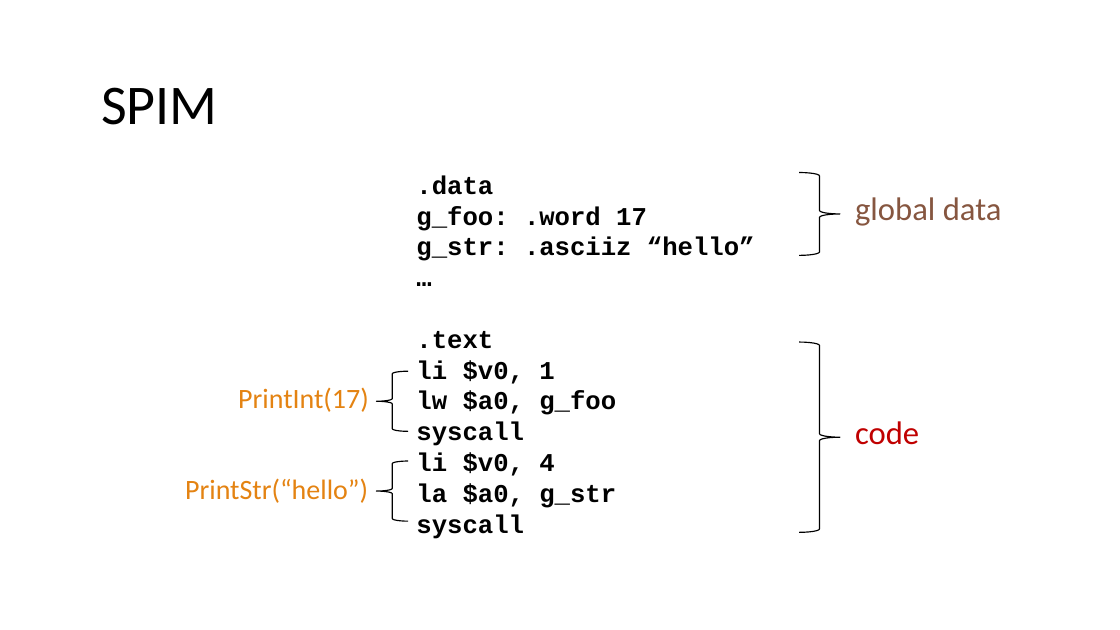
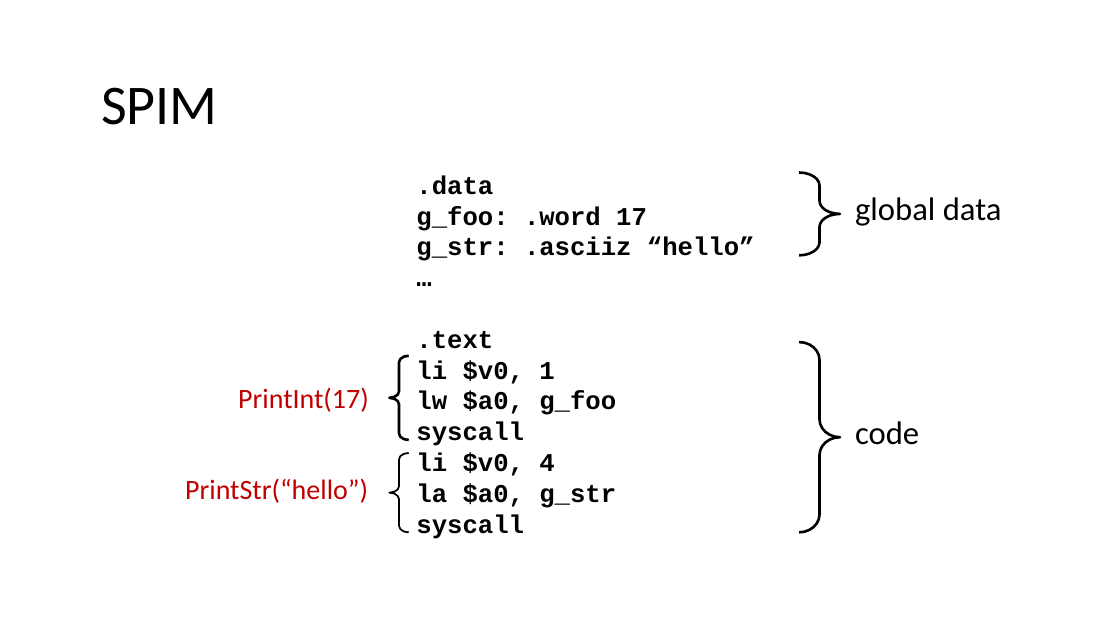
Before and after one commit to nivshani/compilation, a slide deck: slide 12 of slides/codegen.pptx (slide 57 before the commit). Drawn at 1120x630 pixels with LibreOffice and Linux fonts; fonts in the diff are those of the drawing. Boxes give left, top, right and bottom in pixels: in the first picture for what was removed or moved away, otherwise in the second. Text is boxed around its words. In the diff, an @@ line names an element or a change of style, - is before the commit and + after.

```diff
--- a/slides/codegen.pptx
+++ b/slides/codegen.pptx
@@ text "global data" at [855, 197, 1002, 226]: text colour #865640 to #000000 @@
@@ outline #000000 1 pt to #000000 2.25 pt; proportions changed in 3 elements at [799, 172, 840, 255], [799, 342, 840, 533], [390, 356, 409, 440] @@
@@ left brace: place and size @@
-left brace at [376, 371, 408, 432]
+left brace at [390, 356, 409, 440]
@@ text "PrintInt(17)" at [238, 387, 369, 412]: text colour #E48312 to #C00000 @@
@@ text "code" at [855, 421, 919, 445]: text colour #C00000 to #000000 @@
@@ text "PrintStr(“hello”)" at [185, 478, 368, 503]: text colour #E48312 to #C00000 @@
@@ left brace: place and size @@
-left brace at [376, 461, 408, 522]
+left brace at [390, 453, 409, 533]
@@ left brace at [390, 453, 409, 533]: outline #000000 1 pt to #000000 1.5 pt; proportions changed @@
```
Also in this commit, not shown: 35 other slides changed, 10 slides added, 1 slide removed, 1 other file.
